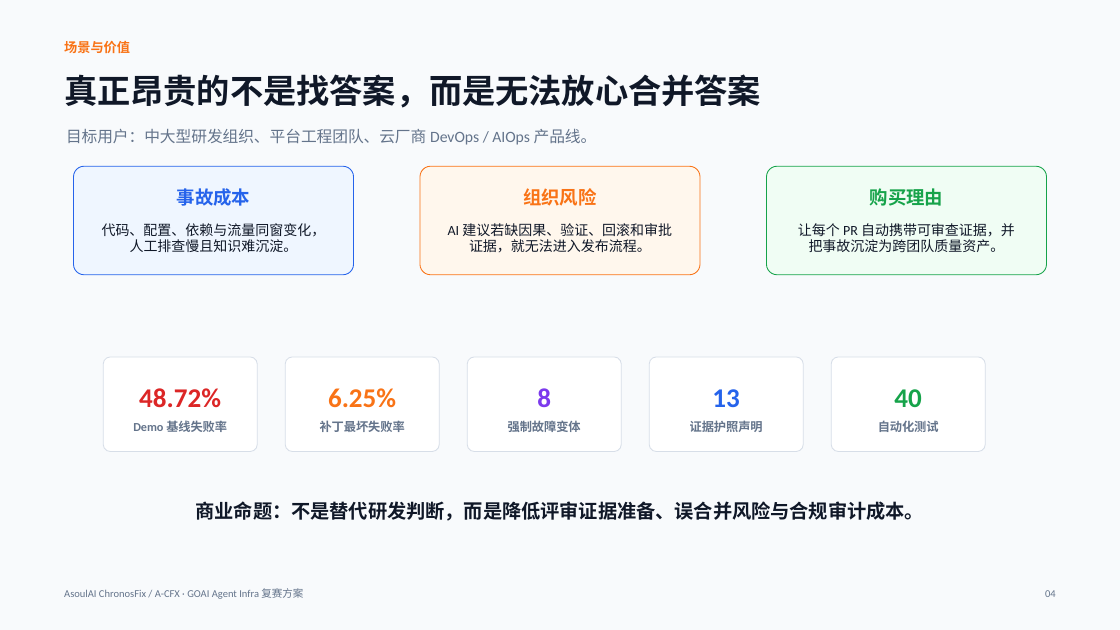
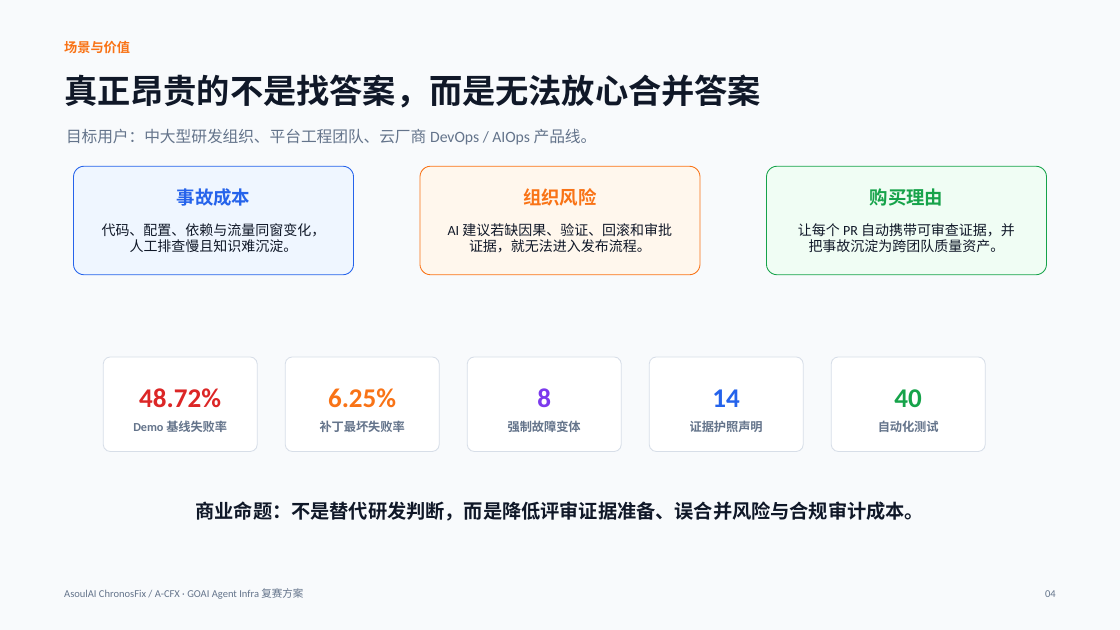
Before and after one commit to ASOUL-Official/asoulai-chronosfix, a slide deck: slide 4 of submission/ChronosFix_复赛方案.pptx. Drawn at 1120x630 pixels with LibreOffice and Linux fonts; fonts in the diff are those of the drawing. Boxes give left, top, right and bottom in pixels: in the first picture for what was removed or moved away, otherwise in the second. Text is boxed around its words. In the diff, an @@ line names an element or a change of style, - is before the commit and + after.

```diff
--- a/submission/ChronosFix_复赛方案.pptx
+++ b/submission/ChronosFix_复赛方案.pptx
@@ text at (712,389,739,407): text changed @@
-13
+14
```
Also in this commit, not shown: 11 other slides changed, 12 other files.
